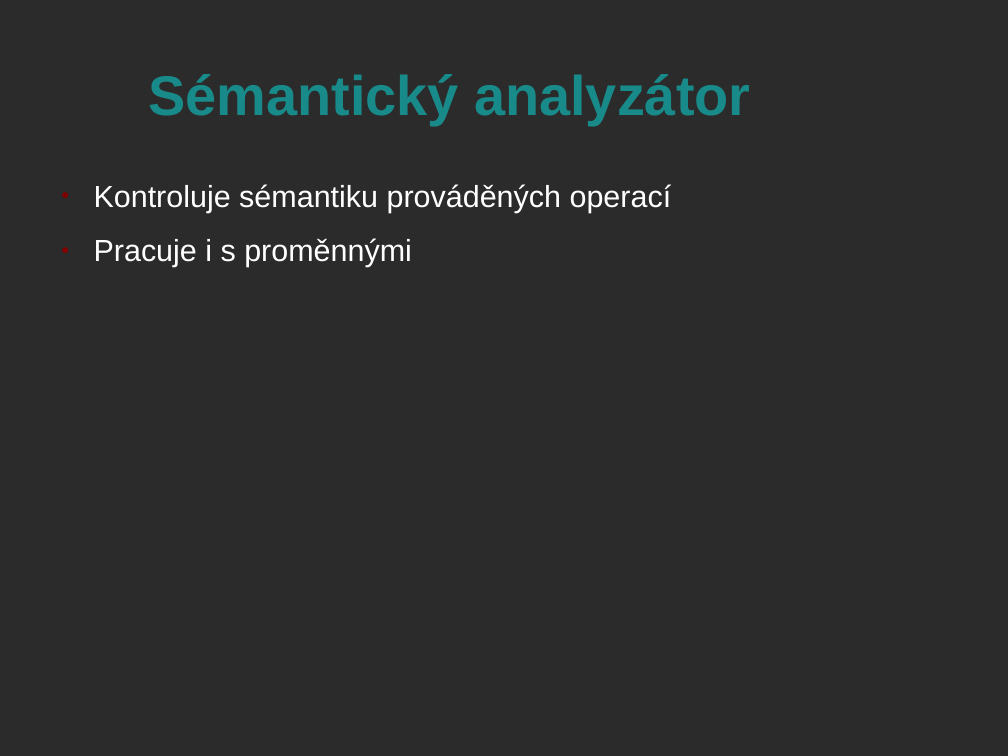
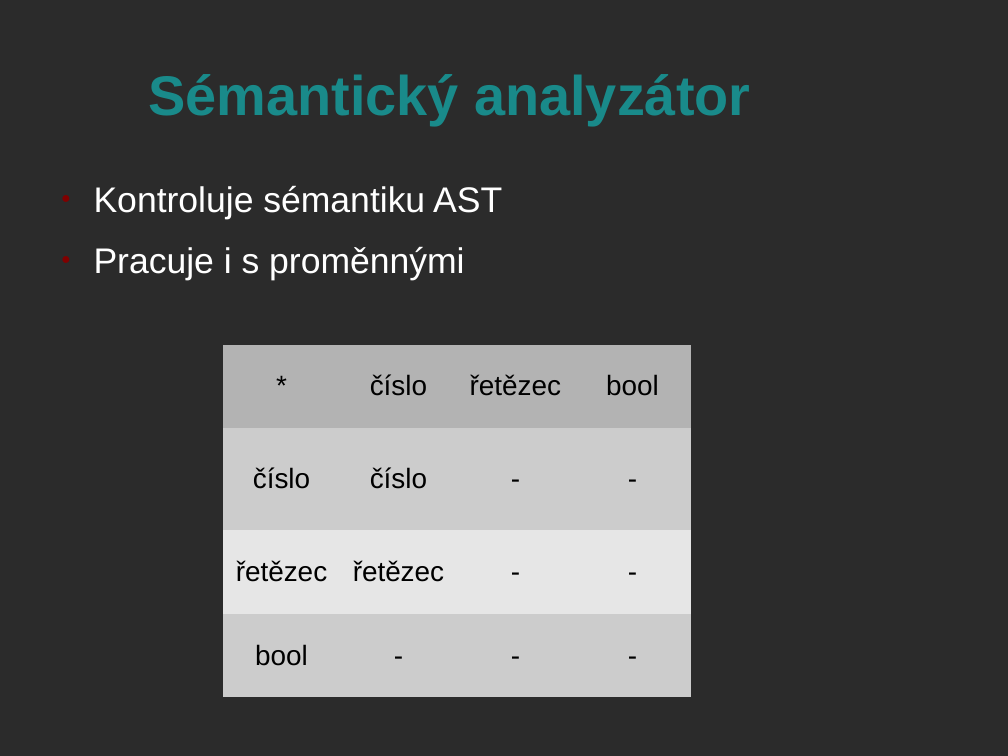
Before and after one commit to honza889/IFJ12, a slide deck: slide 5 of obhajoba/prezentace.odp. Drawn at 1008x756 pixels with LibreOffice and Linux fonts; fonts in the diff are those of the drawing; background and template pictures are left out; a plain dark background stands for a picture behind light text. Boxes give left, top, right and bottom in pixels: in the first picture for what was removed or moved away, otherwise in the second. Text is boxed around its words. In the diff, an @@ line names an element or a change of style, - is before the commit and + after.

Commit message:
Prezentace: Vloženy průhledné obrázky a přidán nějaký text.

```diff
--- a/obhajoba/prezentace.odp
+++ b/obhajoba/prezentace.odp
@@ text at (94,185,502,219): text changed; size 24 to 28 pt @@
-● Kontroluje sémantiku prováděných operací
+● Kontroluje sémantiku AST
@@ text at (94,246,464,280): size 24 to 28 pt in "Pracuje i s proměnnými" @@
@@ table added at (223,345,692,698), 4 rows, 4 columns @@
+* | číslo | řetězec | bool
+číslo | číslo | - | -
+řetězec | řetězec | - | -
+bool | - | - | -
```
Also in this commit, not shown: 5 other slides changed, 3 slides added, 1 slide removed.
